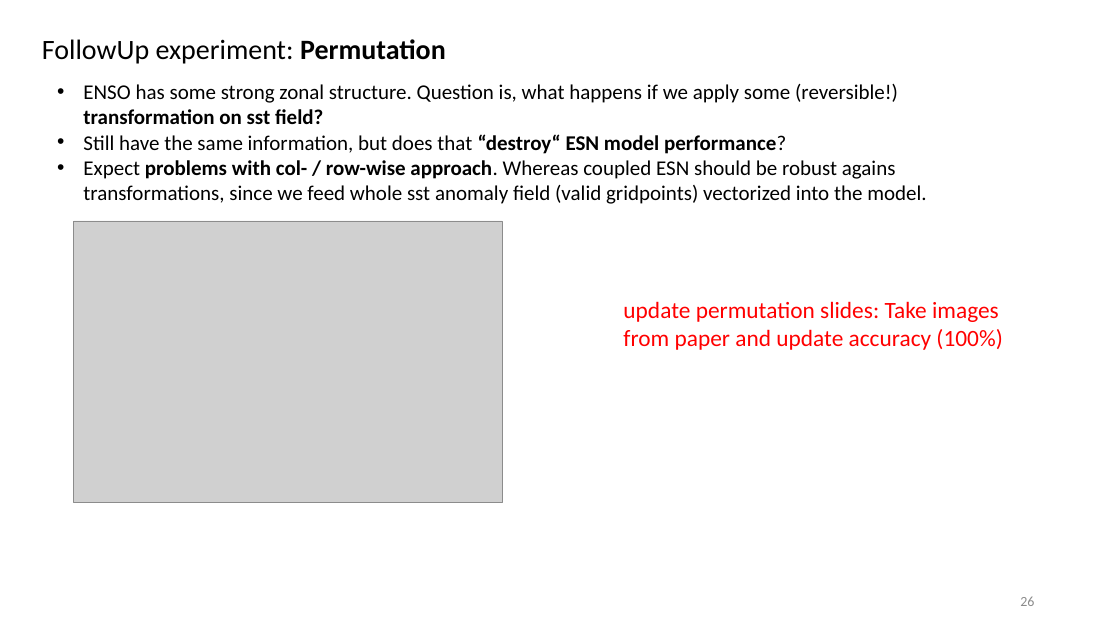
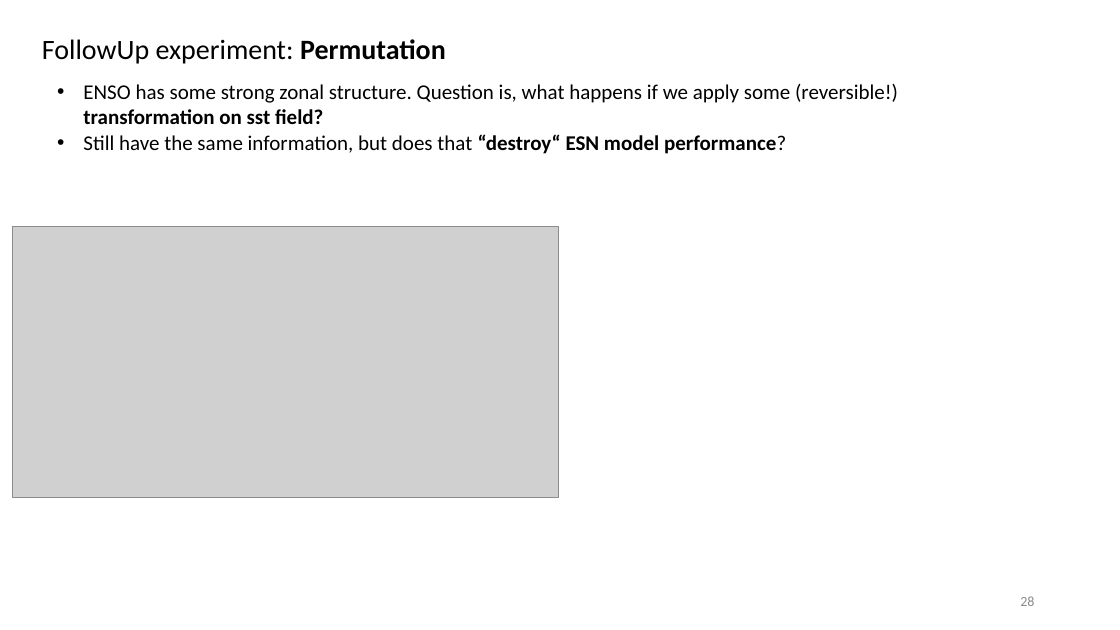
Before and after one commit to MarcoLandtHayen/EchoStateNetworks, a slide deck: slide 28 of ESN_ClassificationLRP_ENSO_OD-Talk.pptx (slide 26 before the commit). Drawn at 1120x630 pixels with LibreOffice and Linux fonts; fonts in the diff are those of the drawing; grey boxes stand for pictures. Boxes give left, top, right and bottom in pixels: in the first picture for what was removed or moved away, otherwise in the second. Text is boxed around its words. In the diff, an @@ line names an element or a change of style, - is before the commit and + after.

```diff
--- a/ESN_ClassificationLRP_ENSO_OD-Talk.pptx
+++ b/ESN_ClassificationLRP_ENSO_OD-Talk.pptx
@@ text at [83, 160, 926, 204]: paragraph removed @@
-• Expect problems with col- / row-wise approach. Whereas coupled ESN should be robust agains transformations, since we feed whole sst anomaly field (valid gridpoints) vectorized into the model.
@@ picture: place and size @@
-picture at [74, 221, 502, 502]
+picture at [13, 226, 559, 497]
@@ text removed at [623, 301, 1002, 350] @@
-update permutation slides: Take images from paper and update accuracy (100%)
```
Also in this commit, not shown: 18 other slides changed, 2 slides added, 1 slide removed.
